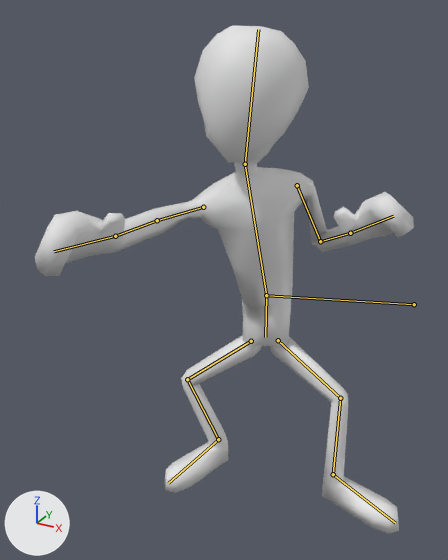
One commit to the Blender file UnityProject/Assets/Raw/Graphics/Models/Blend/Actor.blend: the scene before it, then after it.
Both versions are drawn from a 50 mm camera at (0.698, -1.526, 1.439) aimed at (0.023, -0.298, 0.825). Lighting does not change. The marker at lower left points along +X, +Y and +Z. Both versions are drawn at frame 3 of the action 'LeftPunch'; the numbers are the values there. The bones that bend it are drawn over the model as lines.

In view in the first picture: 'Actor'.
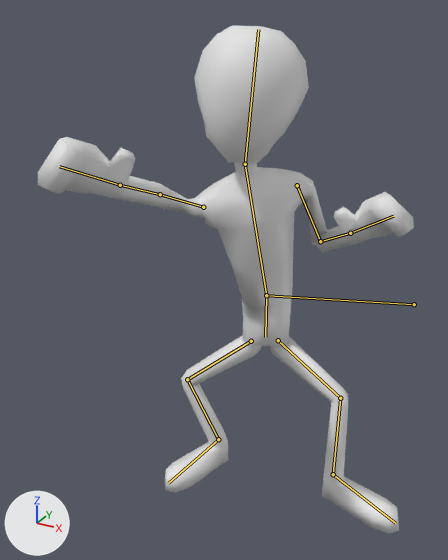
Pixel boxes (x1, y1, x2, y2) of what changed, in the pictures (448 x 560 px):
'Actor', posed
    before: (35, 26, 414, 533)
    after: (38, 26, 414, 533)
bone 'UpperArm.R', root to tip
    before: (203, 207) to (157, 220)
    after: (203, 207) to (160, 194)

What the commit changed:
Bone 'UpperArm.R' (bone_upperarm_r) turns from (44, 50, 87) to (62, 39, 101) degrees about its own x, y and z.
